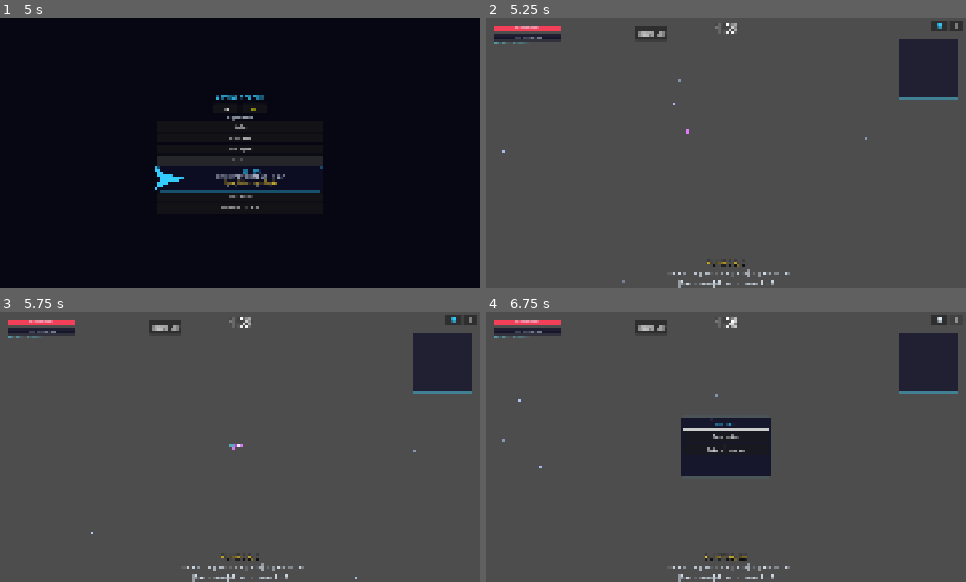
Above: before the commit, frames 1-4 (two rows, left to right).
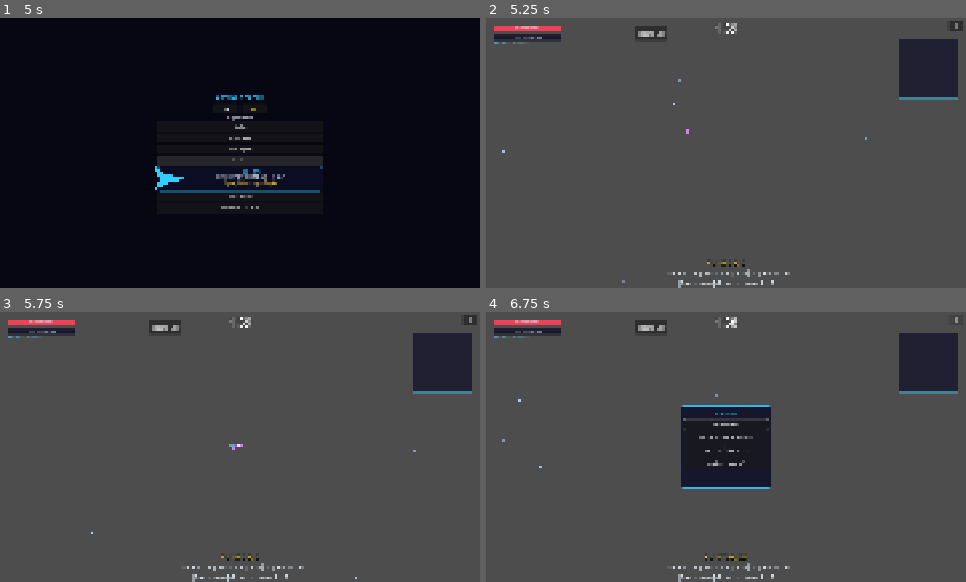
Above: after the commit, the same moments.

Repository: jlromgaz/Astro-Reaper
Game: Godot game, scene res://scenes/ui/main_menu.tscn
Two runs of this game, one before a commit and one after it. Both use one fixed random seed, a clock stepped at 60 frames per second and the inputs below.
Inputs (mouse positions are in pixels of both pictures, inside the frame that each line leads up to):
- Up to frame 1 (5 s): click "EN" at 0.5 s; click "ES" at 1.25 s; click "Stellar" at 2 s; click "Vanguard" at 2.75 s; click "Interceptor" at 3.5 s; click "Phantom" at 4.25 s
- Up to frame 2 (5.25 s): click "CONTINUAR" at 5 s
- Up to frame 3 (5.75 s): no input
- Up to frame 4 (6.75 s): click (937, 320) at 5.75 s, where only the run before the commit has a clickable "M"; click "II" at 6.5 s

Frame 1 is identical in both runs. In frame 2, 0.1% of the frame differs, in the area x 92-97%, y 1-5%; in frame 3, 0.1%; in frame 4, 2.6%, in the area x 40-97%, y 1-66%.

Commit message:
feat(balance,ui,audio): +5% more enemies (not tougher), global BEST score, split audio toggles
Renamed the risky-overclock upgrade to "+5% More Enemies" and gave it
its own enemy_density_mult, decoupled from global_difficulty_mult, so
it only raises spawn frequency — never enemy HP/damage.

Main menu's BEST now shows the actual global Arcade leaderboard's top
entry (score + initials) instead of the local per-device high score,
which could show a score that was never actually submitted — exactly
what confused a player comparing it against the ranking table.

Moved the music toggle out of the HUD top-right into the pause menu
and split it into two independent controls: MUSIC and SFX, each
persisted separately and toggleable without affecting the other.

Diff:
--- a/data/i18n/translations.csv
+++ b/data/i18n/translations.csv
@@ -52,3 +52,7 @@
 LOADING,LOADING...,CARGANDO...
 RANKING_ERROR,CONNECTION ERROR,ERROR DE CONEXIÓN
 RANKING_EMPTY,NO SCORES YET,AÚN NO HAY PUNTUACIONES
+ON,ON,ACTIVADO
+OFF,OFF,DESACTIVADO
+MUSIC,MUSIC,MÚSICA
+SFX,SFX,EFECTOS
--- a/data/upgrades/upgrade_hard_mode.tres
+++ b/data/upgrades/upgrade_enemy_density.tres
@@ -4,8 +4,8 @@
 
 [resource]
 script = ExtResource("1_script")
-id = "hard_mode"
-display_name = "Risky Overclock +5%"
-type = "stat_difficulty"
+id = "enemy_density"
+display_name = "+5% More Enemies"
+type = "stat_enemy_density"
 is_weapon = false
-description = "Increase overall difficulty by 5%. Tougher enemies, no going back."
+description = "5% more enemies spawn. They are not tougher, just more frequent."
--- a/scenes/ui/hud.tscn
+++ b/scenes/ui/hud.tscn
@@ -262,16 +262,6 @@
 
 [node name="RankingPanel" parent="." instance=ExtResource("4_ranking")]
 
-[node name="MusicBtn" type="Button" parent="."]
-anchors_preset = 1
-anchor_left = 1.0
-anchor_right = 1.0
-offset_left = -92.0
-offset_top = 6.0
-offset_right = -52.0
-offset_bottom = 34.0
-text = "M"
-
 [node name="PauseBtn" type="Button" parent="."]
 anchors_preset = 1
 anchor_left = 1.0
@@ -290,9 +280,9 @@
 anchor_right = 0.5
 anchor_bottom = 0.5
 offset_left = -120.0
-offset_top = -80.0
+offset_top = -110.0
 offset_right = 120.0
-offset_bottom = 80.0
+offset_bottom = 110.0
 theme_override_styles/panel = SubResource("StyleBoxFlat_panel")
 
 [node name="VBox" type="VBoxContainer" parent="PausePanel"]
@@ -307,6 +297,14 @@
 [node name="ResumeBtn" type="Button" parent="PausePanel/VBox"]
 layout_mode = 2
 text = "Resume"
+
+[node name="MusicToggleBtn" type="Button" parent="PausePanel/VBox"]
+layout_mode = 2
+text = "MUSIC: ON"
+
+[node name="SfxToggleBtn" type="Button" parent="PausePanel/VBox"]
+layout_mode = 2
+text = "SFX: ON"
 
 [node name="QuitBtn" type="Button" parent="PausePanel/VBox"]
 layout_mode = 2
--- a/scripts/core/event_bus.gd
+++ b/scripts/core/event_bus.gd
@@ -35,6 +35,6 @@
 signal difficulty_bump
 signal comet_bonus
 signal chest_opened
-## The player deliberately chose the "risky overclock" upgrade — bump
-## enemy_spawner.global_difficulty_mult by 5% for a harder, higher-value run.
-signal player_increased_difficulty
+## The player deliberately chose the "+5% More Enemies" upgrade — bump
+## enemy_spawner.enemy_density_mult by 5% (more spawns only, never tougher).
+signal player_increased_enemy_density
--- a/scripts/core/settings.gd
+++ b/scripts/core/settings.gd
@@ -1,20 +1,23 @@
 extends Node
-## Settings — persists user preferences (language for now) to user://.
+## Settings — persists user preferences (language, music, SFX) to user://.
 ## English is the default; the menu selector calls set_language().
 
 const DEFAULT_LANGUAGE := "en"
 const DEFAULT_MUSIC_ENABLED := true
+const DEFAULT_SFX_ENABLED := true
 
 var save_path: String = "user://settings.json"
 
 var _language: String = DEFAULT_LANGUAGE
 var _music_enabled: bool = DEFAULT_MUSIC_ENABLED
+var _sfx_enabled: bool = DEFAULT_SFX_ENABLED
 
 
 func _ready() -> void:
 	_load()
 	TranslationServer.set_locale(_language)
 	SoundManager.set_music_enabled(_music_enabled)
+	SoundManager.set_sfx_enabled(_sfx_enabled)
 	_adapt_scale()
 
 
@@ -48,6 +51,17 @@
 	DebugLog.log_info("SETTINGS", "Music enabled: %s" % enabled)
 
 
+func get_sfx_enabled() -> bool:
+	return _sfx_enabled
+
+
+func set_sfx_enabled(enabled: bool) -> void:
+	_sfx_enabled = enabled
+	SoundManager.set_sfx_enabled(enabled)
+	_save()
+	DebugLog.log_info("SETTINGS", "SFX enabled: %s" % enabled)
+
+
 func _load() -> void:
 	if not FileAccess.file_exists(save_path):
 		return
@@ -58,6 +72,7 @@
 	if json.parse(f.get_as_text()) == OK and json.data is Dictionary:
 		_language = str(json.data.get("language", DEFAULT_LANGUAGE))
 		_music_enabled = bool(json.data.get("music_enabled", DEFAULT_MUSIC_ENABLED))
+		_sfx_enabled = bool(json.data.get("sfx_enabled", DEFAULT_SFX_ENABLED))
 
 
 func _save() -> void:
@@ -65,4 +80,8 @@
 	if not f:
 		DebugLog.log_error("SETTINGS", "Could not write %s" % save_path)
 		return
-	f.store_string(JSON.stringify({"language": _language, "music_enabled": _music_enabled}))
+	f.store_string(JSON.stringify({
+		"language": _language,
+		"music_enabled": _music_enabled,
+		"sfx_enabled": _sfx_enabled,
+	}))
--- a/scripts/core/sound_manager.gd
+++ b/scripts/core/sound_manager.gd
@@ -15,6 +15,7 @@
 var _hit_cooldown: float = 0.0  # rate-limit enemy_hit to prevent audio stacking
 var _audio_unlocked := false  # web browsers block audio until first user gesture
 var _music_enabled := true
+var _sfx_enabled := true
 
 
 func _ready() -> void:
@@ -73,6 +74,11 @@
 		_music_player.stream_paused = true
 
 
+## Toggled from the in-game SFX button (persisted via Settings).
+func set_sfx_enabled(enabled: bool) -> void:
+	_sfx_enabled = enabled
+
+
 func _process(delta: float) -> void:
 	if _hit_cooldown > 0.0:
 		_hit_cooldown -= delta
@@ -126,7 +132,7 @@
 
 
 func _play_beep(freq: float, duration: float) -> void:
-	if not _audio_unlocked or not _sfx_playback:
+	if not _audio_unlocked or not _sfx_playback or not _sfx_enabled:
 		return
 	_sfx_playback.play_stream(_get_beep(freq, duration))
 
--- a/scripts/systems/enemy_spawner.gd
+++ b/scripts/systems/enemy_spawner.gd
@@ -5,6 +5,9 @@
 var _world: Node2D
 var _spawn_timer: float = 0.0
 var global_difficulty_mult: float = 1.0
+## Spawn-frequency-only multiplier — never feeds enemy HP/damage scaling.
+## Bumped by the "+5% More Enemies" upgrade.
+var enemy_density_mult: float = 1.0
 var _undamaged_streak: float = 0.0
 const BASE_SPAWN_INTERVAL := 2.0
 const MIN_SPAWN_INTERVAL := 0.3
@@ -74,7 +77,7 @@
 	EventBus.player_damaged.connect(_on_player_damaged)
 	EventBus.enemy_killed.connect(_on_enemy_killed_drop)
 	EventBus.wave_boss_defeated.connect(_on_wave_boss_defeated)
-	EventBus.player_increased_difficulty.connect(_on_player_increased_difficulty)
+	EventBus.player_increased_enemy_density.connect(_on_player_increased_enemy_density)
 
 
 func _on_difficulty_bump() -> void:
@@ -89,10 +92,9 @@
 	global_difficulty_mult = minf(global_difficulty_mult * WAVE_BOSS_DIFFICULTY_MULT, GLOBAL_DIFFICULTY_CAP)
 
 
-func _on_player_increased_difficulty() -> void:
-	global_difficulty_mult = minf(global_difficulty_mult * 1.05, GLOBAL_DIFFICULTY_CAP)
-	DebugLog.log_info("SPAWNER", "Player chose risky overclock → global_mult=%.2f" % global_difficulty_mult)
-	DebugLog.log_info("SPAWNER", "Wave boss defeated → global_mult=%.2f" % global_difficulty_mult)
+func _on_player_increased_enemy_density() -> void:
+	enemy_density_mult *= 1.05
+	DebugLog.log_info("SPAWNER", "Player chose +5%% more enemies → density_mult=%.2f" % enemy_density_mult)
 
 
 func _on_player_damaged(_amount: float, _source: Node) -> void:
@@ -115,7 +117,7 @@
 	scale_factor = clampf(scale_factor, 0.1, 1.0)
 	var pressure_mult: float = PRESSURE_SPAWN_MULT if _undamaged_streak > PRESSURE_THRESHOLD else 1.0
 	return clampf(
-		(BASE_SPAWN_INTERVAL * scale_factor) / (global_difficulty_mult * pressure_mult),
+		(BASE_SPAWN_INTERVAL * scale_factor) / (global_difficulty_mult * pressure_mult * enemy_density_mult),
 		MIN_SPAWN_INTERVAL,
 		BASE_SPAWN_INTERVAL
 	)
--- a/scripts/ui/hud.gd
+++ b/scripts/ui/hud.gd
@@ -18,7 +18,8 @@
 @onready var name_entry_panel: PanelContainer = $NameEntryPanel
 @onready var ranking_panel: PanelContainer = $RankingPanel
 @onready var score_label: Label = $ScoreLabel
-@onready var music_btn: Button = $MusicBtn
+@onready var music_toggle_btn: Button = $PausePanel/VBox/MusicToggleBtn
+@onready var sfx_toggle_btn: Button = $PausePanel/VBox/SfxToggleBtn
 @onready var pause_btn: Button = $PauseBtn
 @onready var pause_panel: PanelContainer = $PausePanel
 @onready var resume_btn: Button = $PausePanel/VBox/ResumeBtn
@@ -63,9 +64,11 @@
 	Leaderboard.submit_finished.connect(_on_submit_finished)
 	pause_panel.visible = false
 	pause_btn.pressed.connect(_on_pause_toggle)
-	music_btn.pressed.connect(_on_music_toggle)
-	music_btn.focus_mode = Control.FOCUS_NONE
-	_update_music_button()
+	music_toggle_btn.pressed.connect(_on_music_toggle)
+	music_toggle_btn.focus_mode = Control.FOCUS_NONE
+	sfx_toggle_btn.pressed.connect(_on_sfx_toggle)
+	sfx_toggle_btn.focus_mode = Control.FOCUS_NONE
+	_update_audio_toggle_buttons()
 	resume_btn.pressed.connect(_on_pause_toggle)
 	pause_quit_btn.pressed.connect(_on_pause_quit)
 	if debug_panel.visible:
@@ -92,8 +95,8 @@
 		preload("res://data/upgrades/upgrade_aura.tres"),
 		preload("res://data/upgrades/upgrade_blaster.tres"),
 		preload("res://data/upgrades/upgrade_damage.tres"),
+		preload("res://data/upgrades/upgrade_enemy_density.tres"),
 		preload("res://data/upgrades/upgrade_fire_rate.tres"),
-		preload("res://data/upgrades/upgrade_hard_mode.tres"),
 		preload("res://data/upgrades/upgrade_heal.tres"),
 		preload("res://data/upgrades/upgrade_laser.tres"),
 		preload("res://data/upgrades/upgrade_max_hp.tres"),
@@ -350,7 +353,7 @@
 	_show_upgrade_selection(_last_option_count, _pending_multiplier, _active_pool)
 
 func _upgrade_color(opt: UpgradeData) -> Color:
-	if opt.type == "stat_difficulty":
+	if opt.type == "stat_enemy_density":
 		return Palette.UPGRADE_RISK
 	if opt.type in ["heal", "stat_max_hp"]:
 		return Palette.HEALTH
@@ -421,8 +424,8 @@
 		"stat_size":
 			_player.projectile_size_mult *= 1.1
 			_player.damage_mult *= 1.05
-		"stat_difficulty":
-			EventBus.player_increased_difficulty.emit()
+		"stat_enemy_density":
+			EventBus.player_increased_enemy_density.emit()
 
 
 func _on_game_ended(reason: String) -> void:
@@ -545,13 +548,17 @@
 
 func _on_music_toggle() -> void:
 	Settings.set_music_enabled(not Settings.get_music_enabled())
-	_update_music_button()
-
-
-func _update_music_button() -> void:
-	music_btn.add_theme_color_override(
-		"font_color", Palette.UI_ACCENT if Settings.get_music_enabled() else Palette.UI_TEXT
-	)
+	_update_audio_toggle_buttons()
+
+
+func _on_sfx_toggle() -> void:
+	Settings.set_sfx_enabled(not Settings.get_sfx_enabled())
+	_update_audio_toggle_buttons()
+
+
+func _update_audio_toggle_buttons() -> void:
+	music_toggle_btn.text = "MUSIC: %s" % (tr("ON") if Settings.get_music_enabled() else tr("OFF"))
+	sfx_toggle_btn.text = "SFX: %s" % (tr("ON") if Settings.get_sfx_enabled() else tr("OFF"))
 
 
 func _unhandled_input(event: InputEvent) -> void:
--- a/scripts/ui/main_menu.gd
+++ b/scripts/ui/main_menu.gd
@@ -21,6 +21,8 @@
 
 var _ships: Array[ShipResource] = []
 var _selected_index: int = 0
+var _global_best_score: int = -1
+var _global_best_name: String = ""
 
 
 func _ready() -> void:
@@ -37,7 +39,12 @@
 	mode_list.visible = false
 	mode_hint.visible = false
 	ship_info_panel.visible = false
-	_set_best_score(ScoreManager.get_high_score())
+	# BEST must reflect the actual global leaderboard, not the local
+	# per-device high score — a run that was never saved must never show
+	# up here, since that's exactly what it wouldn't show in the ranking.
+	best_score_label.visible = false
+	Leaderboard.top_fetched.connect(_on_global_best_fetched)
+	Leaderboard.fetch_top("arcade")
 	if _ships.size() > 0:
 		_select_ship(0)
 
@@ -55,7 +62,8 @@
 func _on_language_selected(code: String) -> void:
 	Settings.set_language(code)
 	_highlight_language(code)
-	_set_best_score(ScoreManager.get_high_score())  # refresh composed text
+	if _global_best_score > 0:
+		_set_best_score(_global_best_score, _global_best_name)  # refresh composed text
 
 
 func _highlight_language(code: String) -> void:
@@ -64,9 +72,17 @@
 		btn.add_theme_color_override("font_color", Color.YELLOW if active else Color.WHITE)
 
 
-func _set_best_score(high: int) -> void:
-	best_score_label.visible = high > 0
-	best_score_label.text = "%s: %d" % [tr("BEST"), high]
+func _on_global_best_fetched(ok: bool, rows: Array) -> void:
+	if not ok or rows.is_empty():
+		return
+	_global_best_score = int(rows[0].get("score", 0))
+	_global_best_name = str(rows[0].get("name", "???"))
+	_set_best_score(_global_best_score, _global_best_name)
+
+
+func _set_best_score(score: int, entry_name: String) -> void:
+	best_score_label.visible = score > 0
+	best_score_label.text = "%s: %d (%s)" % [tr("BEST"), score, entry_name]
 
 
 func _load_ships() -> void:
--- a/tests/unit/test_hud_difficulty.gd
+++ b/tests/unit/test_hud_difficulty.gd
@@ -78,26 +78,26 @@
 	assert_eq(hud._upgrade_color(_upgrade("projectile", false)), Palette.UPGRADE_STAT)
 
 
-## --- Risky overclock: +5% difficulty upgrade ---
-
-func test_difficulty_upgrade_uses_risk_color() -> void:
-	assert_eq(hud._upgrade_color(_upgrade("stat_difficulty", false)), Palette.UPGRADE_RISK)
-
-
-func test_difficulty_upgrade_is_in_the_pool() -> void:
+## --- "+5% More Enemies" upgrade (more spawns, not tougher ones) ---
+
+func test_enemy_density_upgrade_uses_risk_color() -> void:
+	assert_eq(hud._upgrade_color(_upgrade("stat_enemy_density", false)), Palette.UPGRADE_RISK)
+
+
+func test_enemy_density_upgrade_is_in_the_pool() -> void:
 	var found := false
 	for u in hud._upgrade_pool:
-		if u.type == "stat_difficulty":
+		if u.type == "stat_enemy_density":
 			found = true
-	assert_true(found, "the risky-overclock upgrade must be offerable on level-up")
-
-
-func test_selecting_difficulty_upgrade_emits_player_increased_difficulty() -> void:
+	assert_true(found, "the +5% More Enemies upgrade must be offerable on level-up")
+
+
+func test_selecting_enemy_density_upgrade_emits_player_increased_enemy_density() -> void:
 	var player: CharacterBody2D = autofree(CharacterBody2D.new())
 	hud._player = player
 	watch_signals(EventBus)
-	hud._apply_upgrade("stat_difficulty")
-	assert_signal_emitted(EventBus, "player_increased_difficulty")
+	hud._apply_upgrade("stat_enemy_density")
+	assert_signal_emitted(EventBus, "player_increased_enemy_density")
 
 
 func test_health_upgrades_use_health_color() -> void:
--- a/tests/unit/test_main_menu_score.gd
+++ b/tests/unit/test_main_menu_score.gd
@@ -1,5 +1,11 @@
 extends GutTest
 ## Tests for the high-score display in the main menu.
+##
+## BEST must reflect the actual GLOBAL leaderboard top entry (with the
+## initials of whoever set it), not the local per-device high score —
+## a local score that was never submitted/saved must never be shown as
+## "BEST", since that's exactly what confused a player comparing it to
+## the ranking table.
 
 const MENU_SCENE := preload("res://scenes/ui/main_menu.tscn")
 
@@ -11,15 +17,31 @@
 	await get_tree().process_frame
 
 
-func test_best_score_label_shows_value() -> void:
-	menu._set_best_score(12450)
+func test_best_score_label_shows_value_and_initials() -> void:
+	menu._set_best_score(12450, "ACE")
 	assert_true(menu.best_score_label.visible, "Label must be visible with a positive score")
-	assert_true(
-		menu.best_score_label.text.contains("12450"),
-		"Label must display the high score value"
-	)
+	assert_true(menu.best_score_label.text.contains("12450"), "Label must display the high score value")
+	assert_true(menu.best_score_label.text.contains("ACE"), "Label must display who set it")
 
 
 func test_best_score_label_hidden_when_no_score() -> void:
-	menu._set_best_score(0)
+	menu._set_best_score(0, "")
 	assert_false(menu.best_score_label.visible, "Label must hide when there is no high score yet")
+
+
+func test_best_score_reflects_global_leaderboard_fetch() -> void:
+	menu._on_global_best_fetched(true, [{"name": "JLR", "score": 5000}, {"name": "AAV", "score": 100}])
+	assert_true(menu.best_score_label.visible)
+	assert_true(menu.best_score_label.text.contains("5000"), "Must show the TOP entry's score")
+	assert_true(menu.best_score_label.text.contains("JLR"), "Must show the TOP entry's initials")
+
+
+func test_best_score_hidden_when_fetch_fails() -> void:
+	menu._on_global_best_fetched(false, [])
+	assert_false(menu.best_score_label.visible,
+		"A failed fetch must not show a stale/local score in BEST's place")
+
+
+func test_best_score_hidden_when_leaderboard_is_empty() -> void:
+	menu._on_global_best_fetched(true, [])
+	assert_false(menu.best_score_label.visible)
--- a/tests/unit/test_pause.gd
+++ b/tests/unit/test_pause.gd
@@ -72,15 +72,22 @@
 	assert_false(hud.pause_panel.visible, "Panel must hide when resuming")
 
 
-## --- Music mute button (top-right, next to pause) ---
+## --- Music/SFX mute toggles (inside the pause panel) ---
 
-func test_music_button_is_wired() -> void:
+func after_each_audio() -> void:
+	Settings.set_music_enabled(true)
+	Settings.set_sfx_enabled(true)
+
+
+func test_music_and_sfx_toggle_buttons_are_wired() -> void:
 	var hud: CanvasLayer = add_child_autofree(HUD_SCENE.instantiate())
 	await get_tree().process_frame
-	assert_true(hud.music_btn.pressed.is_connected(hud._on_music_toggle))
+	assert_true(hud.music_toggle_btn.pressed.is_connected(hud._on_music_toggle))
+	assert_true(hud.sfx_toggle_btn.pressed.is_connected(hud._on_sfx_toggle))
+	after_each_audio()
 
 
-func test_music_button_toggles_settings_and_sound_manager() -> void:
+func test_music_toggle_button_flips_settings_and_sound_manager() -> void:
 	var hud: CanvasLayer = add_child_autofree(HUD_SCENE.instantiate())
 	await get_tree().process_frame
 	Settings.set_music_enabled(true)
@@ -89,16 +96,36 @@
 	assert_false(SoundManager._music_enabled)
 	hud._on_music_toggle()
 	assert_true(Settings.get_music_enabled(), "Second press must re-enable music")
-	Settings.set_music_enabled(true)  # restore default for other tests
+	after_each_audio()
 
 
-func test_music_button_color_reflects_state() -> void:
+func test_sfx_toggle_button_flips_settings_and_sound_manager() -> void:
+	var hud: CanvasLayer = add_child_autofree(HUD_SCENE.instantiate())
+	await get_tree().process_frame
+	Settings.set_sfx_enabled(true)
+	hud._on_sfx_toggle()
+	assert_false(Settings.get_sfx_enabled(), "First press must disable SFX")
+	assert_false(SoundManager._sfx_enabled)
+	hud._on_sfx_toggle()
+	assert_true(Settings.get_sfx_enabled(), "Second press must re-enable SFX")
+	after_each_audio()
+
+
+func test_music_and_sfx_toggles_are_independent() -> void:
+	var hud: CanvasLayer = add_child_autofree(HUD_SCENE.instantiate())
+	await get_tree().process_frame
+	hud._on_music_toggle()
+	assert_false(Settings.get_music_enabled())
+	assert_true(Settings.get_sfx_enabled(), "Toggling music must not affect SFX")
+	after_each_audio()
+
+
+func test_audio_toggle_button_labels_reflect_state() -> void:
 	var hud: CanvasLayer = add_child_autofree(HUD_SCENE.instantiate())
 	await get_tree().process_frame
 	Settings.set_music_enabled(true)
-	hud._update_music_button()
-	assert_eq(hud.music_btn.get_theme_color("font_color"), Palette.UI_ACCENT, "ON must use the accent color")
-	Settings.set_music_enabled(false)
-	hud._update_music_button()
-	assert_eq(hud.music_btn.get_theme_color("font_color"), Palette.UI_TEXT, "OFF must use the dim color")
-	Settings.set_music_enabled(true)  # restore default for other tests
+	Settings.set_sfx_enabled(false)
+	hud._update_audio_toggle_buttons()
+	assert_string_contains(hud.music_toggle_btn.text, "ON")
+	assert_string_contains(hud.sfx_toggle_btn.text, "OFF")
+	after_each_audio()
--- a/tests/unit/test_settings.gd
+++ b/tests/unit/test_settings.gd
@@ -1,5 +1,5 @@
 extends GutTest
-## Tests for Settings persistence: the music on/off preference.
+## Tests for Settings persistence: the music and SFX on/off preferences.
 
 const SETTINGS_SCRIPT := preload("res://scripts/core/settings.gd")
 const TEST_PATH := "user://test_settings_music.json"
@@ -15,7 +15,8 @@
 func after_each() -> void:
 	if FileAccess.file_exists(TEST_PATH):
 		DirAccess.remove_absolute(TEST_PATH)
-	SoundManager._music_enabled = true  # restore default for other tests
+	SoundManager._music_enabled = true  # restore defaults for other tests
+	SoundManager._sfx_enabled = true
 
 
 func test_music_enabled_by_default() -> void:
@@ -38,3 +39,34 @@
 	var s := _make_settings()
 	s.set_music_enabled(false)
 	assert_false(SoundManager._music_enabled, "toggling in Settings must apply to SoundManager immediately")
+
+
+func test_sfx_enabled_by_default() -> void:
+	var s := _make_settings()
+	assert_true(s.get_sfx_enabled())
+
+
+func test_set_sfx_enabled_persists_across_reload() -> void:
+	var s := _make_settings()
+	s.set_sfx_enabled(false)
+	assert_false(s.get_sfx_enabled())
+
+	var reloaded: Node = SETTINGS_SCRIPT.new()
+	reloaded.save_path = TEST_PATH
+	add_child_autofree(reloaded)
+	assert_false(reloaded.get_sfx_enabled(), "SFX preference must persist across reloads")
+
+
+func test_set_sfx_enabled_applies_to_sound_manager() -> void:
+	var s := _make_settings()
+	s.set_sfx_enabled(false)
+	assert_false(SoundManager._sfx_enabled, "toggling in Settings must apply to SoundManager immediately")
+
+
+func test_music_and_sfx_toggle_independently() -> void:
+	var s := _make_settings()
+	s.set_music_enabled(false)
+	assert_true(s.get_sfx_enabled(), "disabling music must not affect SFX")
+	s.set_sfx_enabled(false)
+	assert_false(s.get_music_enabled())
+	assert_false(s.get_sfx_enabled())
--- a/tests/unit/test_sound_manager.gd
+++ b/tests/unit/test_sound_manager.gd
@@ -82,6 +82,33 @@
 	assert_false(m._music_player.playing, "Music must not start playing if disabled before unlock")
 
 
+## --- SFX mute toggle (independent from music) ---
+
+func test_sfx_enabled_by_default() -> void:
+	var m := _make_manager()
+	assert_true(m._sfx_enabled, "SFX must play by default")
+
+
+func test_disabling_sfx_sets_the_flag() -> void:
+	var m := _make_manager()
+	m.set_sfx_enabled(false)
+	assert_false(m._sfx_enabled)
+
+
+func test_play_beep_does_nothing_when_sfx_disabled() -> void:
+	var m := _make_manager()
+	m._unlock_audio()
+	m.set_sfx_enabled(false)
+	m._play_beep(440.0, 0.05)
+	assert_true(true, "playing a beep while SFX is disabled must not crash")
+
+
+func test_music_and_sfx_are_independent_toggles() -> void:
+	var m := _make_manager()
+	m.set_sfx_enabled(false)
+	assert_true(m._music_enabled, "disabling SFX must not affect music")
+
+
 ## --- Method existence ---
 
 func test_play_enemy_hit_exists() -> void:
--- a/tests/unit/test_wave_boss.gd
+++ b/tests/unit/test_wave_boss.gd
@@ -162,21 +162,32 @@
 		"each demon icon spawned must summon a tougher mini-boss than the last")
 
 
-## --- Player-chosen "risky overclock" difficulty upgrade ---
+## --- Player-chosen "+5% More Enemies" upgrade ---
+## Must raise spawn frequency ONLY — never enemy HP/damage/toughness.
 
-func test_player_increased_difficulty_bumps_global_mult_by_5_percent() -> void:
+func test_player_increased_enemy_density_bumps_density_by_5_percent() -> void:
+	var spawner: Node = add_child_autofree(SPAWNER_SCRIPT.new())
+	await get_tree().process_frame
+	var before: float = spawner.enemy_density_mult
+	EventBus.player_increased_enemy_density.emit()
+	assert_almost_eq(spawner.enemy_density_mult, before * 1.05, 0.001,
+		"choosing the upgrade must raise enemy spawn density by 5%")
+
+
+func test_player_increased_enemy_density_never_touches_difficulty() -> void:
 	var spawner: Node = add_child_autofree(SPAWNER_SCRIPT.new())
 	await get_tree().process_frame
 	var before: float = spawner.global_difficulty_mult
-	EventBus.player_increased_difficulty.emit()
-	assert_almost_eq(spawner.global_difficulty_mult, before * 1.05, 0.001,
-		"choosing the risky-overclock upgrade must raise difficulty by 5%")
+	for i in range(10):
+		EventBus.player_increased_enemy_density.emit()
+	assert_almost_eq(spawner.global_difficulty_mult, before, 0.001,
+		"this upgrade must never make individual enemies tougher, only more frequent")
 
 
-func test_player_increased_difficulty_respects_the_cap() -> void:
+func test_enemy_density_shortens_spawn_interval() -> void:
 	var spawner: Node = add_child_autofree(SPAWNER_SCRIPT.new())
 	await get_tree().process_frame
-	for i in range(50):
-		EventBus.player_increased_difficulty.emit()
-	assert_almost_eq(spawner.global_difficulty_mult, spawner.GLOBAL_DIFFICULTY_CAP, 0.001,
-		"repeated overclock picks must never exceed the global difficulty ceiling")
+	var interval_before: float = spawner._get_spawn_interval()
+	spawner.enemy_density_mult = 2.0
+	assert_lt(spawner._get_spawn_interval(), interval_before,
+		"higher enemy density must shorten the spawn interval (more enemies)")
